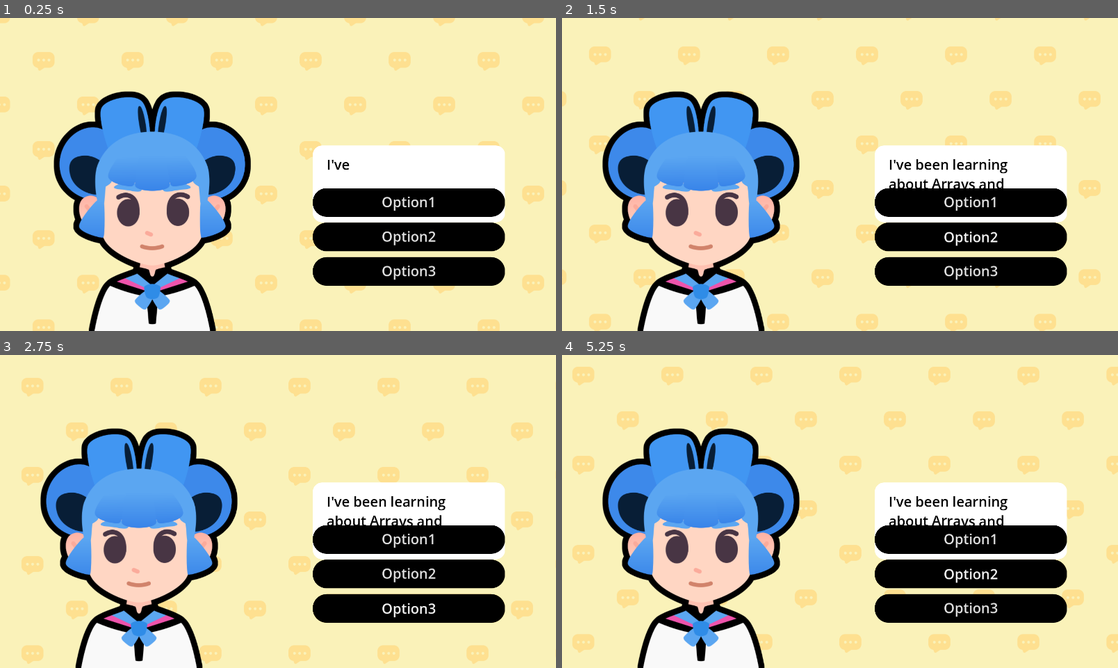
Above: before the commit, frames 1-4 (two rows, left to right).
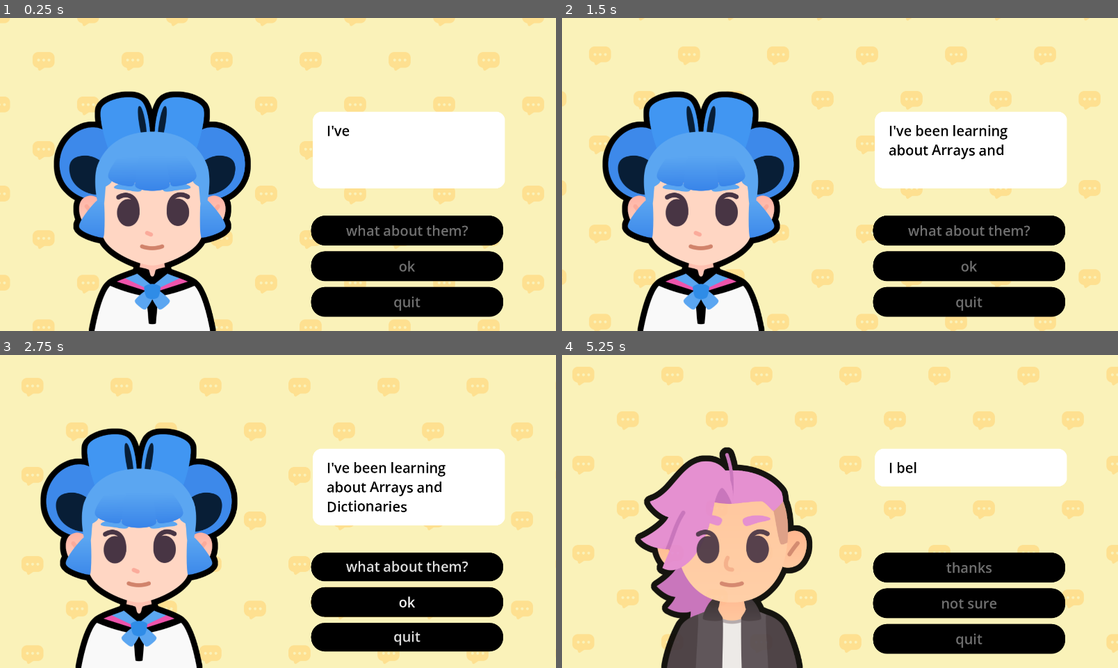
Above: after the commit, the same moments.

Repository: chimoochi/M8-starting-the-dialog
Game: Godot game, scene res://lessons/dialogue.tscn
Same seed, same stepped clock (60 frames per second), same inputs: the game is played once before the commit and once after it. The project has no main scene, so this scene is started directly. Sound files missing from this copy of the repository are replaced by a short silence.
Inputs (mouse positions are in pixels of both pictures, inside the frame that each line leads up to):
- Up to frame 1 (0.25 s): no input
- Up to frame 2 (1.5 s): click (973, 202) at 0.5 s, where only the run before the commit has a clickable "Option1"; click (973, 237) at 1.25 s, where only the run before the commit has a clickable "Option2"
- Up to frame 3 (2.75 s): click (411, 608) at 2 s, where only the run before the commit has a clickable "Option3"
- Up to frame 4 (5.25 s): click (967, 567) at 2.75 s, where only the run after the commit has a clickable "what about them?"; move the mouse to (962, 495) at 3.52 s; tap Z at 3.6, 4.35 s; click (962, 495) at 3.67 s; move the mouse to (728, 527) at 4.27 s; click (728, 527) at 4.42 s; click (967, 567) at 5 s, where only the run after the commit has a clickable "next"

The runs differ from the first frame. In frame 1, 13% of the frame differs, in the area x 55-91%, y 30-96%; in frame 2, 14%; in frame 3, 14%; in frame 4, 38%, in the area x 7-91%, y 23-100%.

Commit message:
M8L4 finished

Diff:
--- a/M08.start_a_dialog_workbook/lessons/dialogue.gd
+++ b/M08.start_a_dialog_workbook/lessons/dialogue.gd
@@ -17,41 +17,73 @@
 ## - text: a [code]String[/code] containing the text the character says
 ## - character: a [code]Texture[/code] representing the character
 var dialogue_items: Array[Dictionary] = [
-	{
-		"expression": expressions["regular"],
-		"text": "I've been learning about [wave]Arrays and Dictionaries[/wave]",
-		"character": bodies["sophia"]
-	},
-	{
-		"expression": expressions["regular"],
-		"text": "How has it been going?",
-		"character": bodies["pink"]
-	},
-	{
-		"expression": expressions["sad"],
-		"text": "... Well... it is a little bit [shake]complicated[/shake]!",
-		"character": bodies["sophia"]
-	},
-	{
-		"expression": expressions["sad"],
-		"text": "Oh!",
-		"character": bodies["pink"]
-	},
-	{
-		"expression": expressions["regular"],
-		"text": "I believe in you!",
-		"character": bodies["pink"]
-	},
-	{
-		"expression": expressions["happy"],
-		"text": "If you stick to it, you'll eventually make it!",
-		"character": bodies["pink"]
-	},
-	{
-		"expression": expressions["happy"],
-		"text": "That's it! Let's [tornado freq=3.0][rainbow val=1.0]GOOOOOO!!![/rainbow][/tornado]",
-		"character": bodies["sophia"]
+{
+	"expression": expressions["regular"],
+	"text": "I've been learning about [wave]Arrays and Dictionaries[/wave]",
+	"character": bodies["sophia"],
+	"choices": {
+		"what about them?": 2,
+		"ok": 1,
+		"quit": -1
 	}
+},
+{
+	"expression": expressions["regular"],
+	"text": "How has it been going?",
+	"character": bodies["pink"],
+	"choices": {
+		"good": 4,
+		"bad": 3
+	}
+},
+{
+	"expression": expressions["sad"],
+	"text": "... Well... it is a little bit [shake]complicated[/shake]!",
+	"character": bodies["sophia"],
+	"choices": {
+		"next": 4
+	}
+},
+{
+	"expression": expressions["sad"],
+	"text": "Oh!",
+	"character": bodies["pink"],
+	"choices": {
+		"that's okay": 5,
+		"tell me more": 5
+	}
+},
+{
+	"expression": expressions["regular"],
+	"text": "I believe in you!",
+	"character": bodies["pink"],
+	"choices": {
+		"thanks": 6,
+		"not sure": 6,
+		"quit": -1
+	}
+},
+{
+	"expression": expressions["happy"],
+	"text": "If you stick to it, you'll eventually make it!",
+	"character": bodies["pink"],
+	"choices": {
+		"you're right": 7,
+		"hmm...": 7,
+		"quit": -1
+	}
+},
+{
+	"expression": expressions["happy"],
+	"text": "That's it! Let's [tornado freq=3.0][rainbow val=1.0]GOOOOOO!!![/rainbow][/tornado]",
+	"character": bodies["sophia"],
+	"choices": {
+		"let's go!!": 1,
+		"wait what": 1,
+		"quit": -1
+	}
+}
+
 ]
 var current_item_index := 0
 
@@ -68,8 +100,23 @@
 ## The Expression
 @onready var expression: TextureRect = %Expression
 
+func create_buttons(choices_data: Dictionary) -> void:
+	for button in action_buttons_v_box_container.get_children():
+		button.queue_free()
+	for v in choices_data:
+		var button = Button.new()
+		action_buttons_v_box_container.add_child(button)
+		button.text = v
+		var target_line_idx: int = choices_data[v]
+		button.pressed.connect(show_text.bind(target_line_idx))
+
+		if target_line_idx == - 1:
+			button.pressed.connect(get_tree().quit)
+		else:
+			button.pressed.connect(show_text.bind(target_line_idx))
 
 func _ready() -> void:
+
 	show_text(0)
 
 
@@ -83,7 +130,7 @@
 	rich_text_label.text = current_item["text"]
 	expression.texture = current_item["expression"]
 	body.texture = current_item["character"]
-
+	create_buttons(current_item["choices"])
 	# We set the initial visible ratio to the text to 0, so we can change it in the tween
 	rich_text_label.visible_ratio = 0.0
 	# We create a tween that will draw the text
@@ -107,6 +154,12 @@
 
 	# We animate the character sliding in.
 	slide_in()
+	for button: Button in action_buttons_v_box_container.get_children():
+		button.disabled = true
+	tween.finished.connect(func(): #-> void:
+		for button: Button in action_buttons_v_box_container.get_children():
+			button.disabled = false
+	)
 
 	# Finally, we disable the next button until the text finishes displaying.
 
--- a/M08.start_a_dialog_workbook/lessons/dialogue.tscn
+++ b/M08.start_a_dialog_workbook/lessons/dialogue.tscn
@@ -67,40 +67,29 @@
 anchor_left = 0.75
 anchor_right = 1.0
 anchor_bottom = 1.0
-offset_left = -360.32
-offset_top = 440.0
-offset_right = -176.0
-offset_bottom = -519.0
+offset_left = -360.0
+offset_top = 323.0
+offset_right = -175.67993
+offset_bottom = -626.0
 size_flags_horizontal = 3
 bbcode_enabled = true
 text = "Hello World"
 fit_content = true
 
-[node name="VBoxContainer" type="VBoxContainer" parent="."]
+[node name="ActionButtonsVBoxContainer" type="VBoxContainer" parent="."]
+unique_name_in_owner = true
 clip_contents = true
 layout_mode = 1
 anchors_preset = -1
 anchor_left = 0.75
 anchor_right = 1.0
 anchor_bottom = 1.0
-offset_left = -360.32007
-offset_top = 587.0
-offset_right = -176.0
-offset_bottom = -94.0
+offset_left = -366.0
+offset_top = 682.0
+offset_right = -181.67993
+offset_bottom = 1.0
 focus_mode = 3
 mouse_filter = 0
-
-[node name="Button" type="Button" parent="VBoxContainer"]
-layout_mode = 2
-text = "Option1"
-
-[node name="Button2" type="Button" parent="VBoxContainer"]
-layout_mode = 2
-text = "Option2"
-
-[node name="Button3" type="Button" parent="VBoxContainer"]
-layout_mode = 2
-text = "Option3"
 
 [node name="AudioStreamPlayer" type="AudioStreamPlayer" parent="."]
 unique_name_in_owner = true
